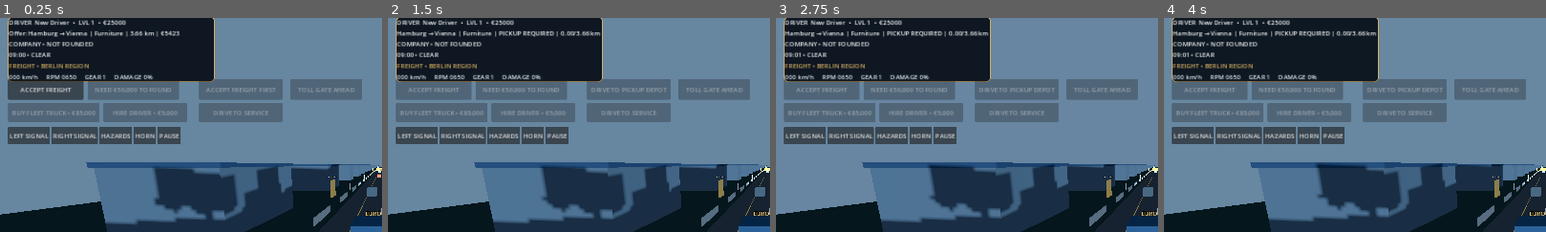
Above: before the commit, frames 1-4 (left to right).
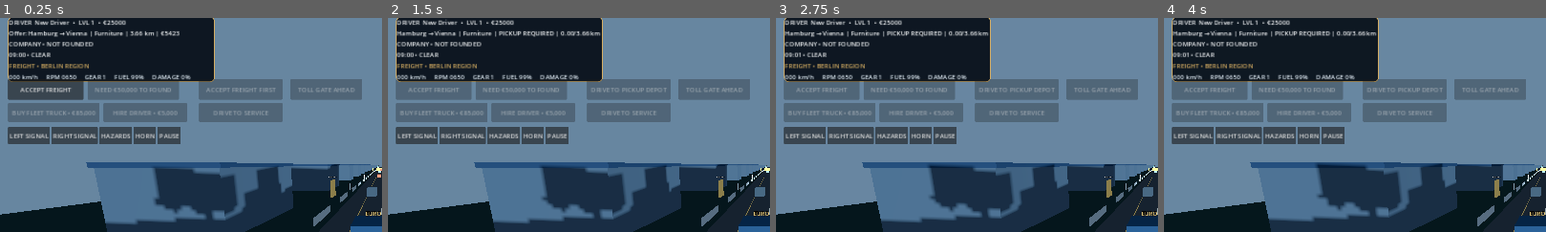
Above: after the commit, the same moments.

Repository: haseebop668-a11y/EURO-HAUL
Game: Godot game, scene res://Scenes/Main.tscn
The game is run twice, just before and just after one commit, with the same random seed, the same clock (stepped at 60 frames per second) and the same inputs.
Inputs:
- Up to frame 1 (0.25 s): no input
- Up to frame 2 (1.5 s): click "ACCEPT FREIGHT" at 0.5 s; click "◀" at 1.25 s
- Up to frame 3 (2.75 s): click "BRAKE" at 2 s
- Up to frame 4 (4 s): click "GAS" at 2.75 s; click "▶" at 3.5 s
The pictures show only the part of the screen within x 0-50%, y 2-52%; the shares and areas given below are measured in that part.

The runs differ from the first frame. In frame 1, 0.3% of the frame differs, in the area x 30-50%, y 26-30%; in frame 2, 0.3%; in frame 3, 0.3%; in frame 4, 0.3%.

Commit message:
ui: display fuel level and absolute speed in vehicle telemetry

Diff:
--- a/Godot/Scripts/main.gd
+++ b/Godot/Scripts/main.gd
@@ -794,7 +794,7 @@
 	var world_text := world_cycle.display_status() if world_cycle != null else "WORLD • DAY"
 	hud.text = "DRIVER  %s  •  LVL %d  •  €%d\n%s\n%s\n%s" % [career.driver_name, career.level, career.game_cash, contract_text, company_text, world_text]
 	if truck != null and speed_label != null:
-		speed_label.text = "%03d km/h     RPM %04d     GEAR %s     DAMAGE %d%%" % [int(absf(truck.speed_kmh)), int(truck.engine_rpm), "R" if truck.gear == -1 else ("N" if truck.gear == 0 else str(truck.gear)), int(truck.damage)]
+		speed_label.text = "%03d km/h     RPM %04d     GEAR %s     FUEL %d%%     DAMAGE %d%%" % [int(absf(truck.speed_kmh)), int(truck.engine_rpm), "R" if truck.gear == -1 else ("N" if truck.gear == 0 else str(truck.gear)), int(truck.fuel_percent), int(truck.damage)]
 
 func _add_box(label: String, position_value: Vector3, size_value: Vector3, color: Color, solid: bool) -> void:
 	var node := StaticBody3D.new() if solid else Node3D.new()
